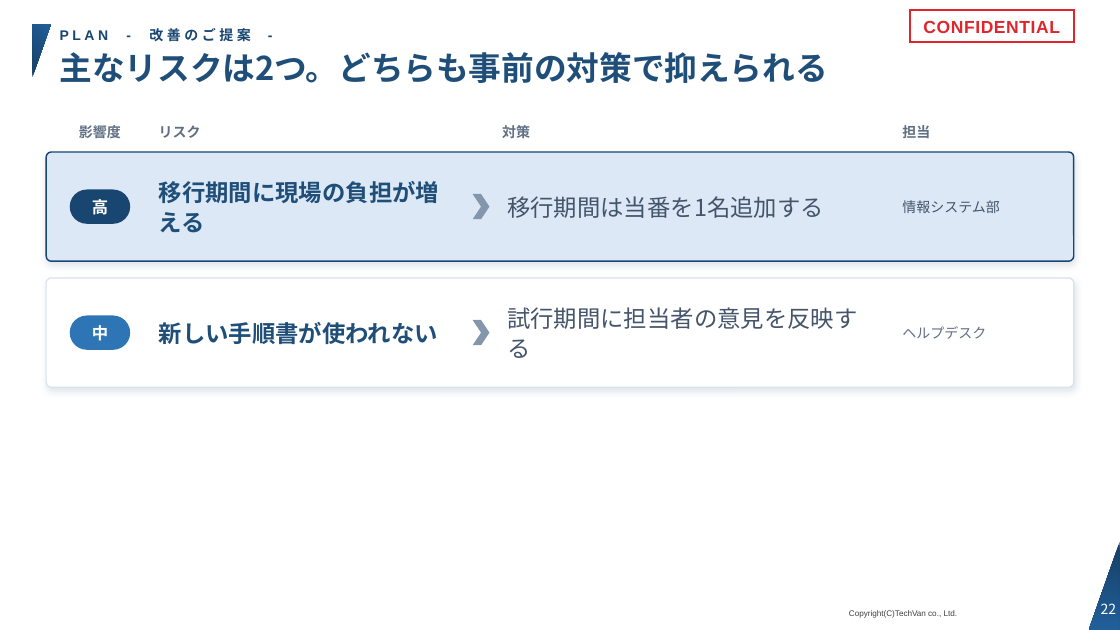
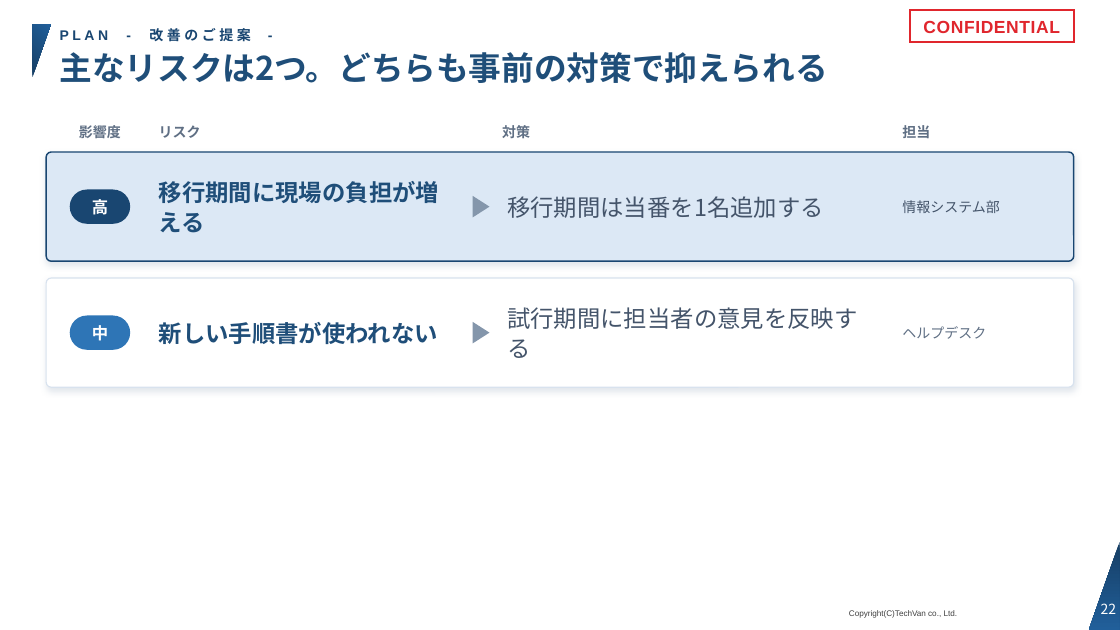
Before and after one commit to Kishi-Satoshi/slide-techvan-dist, a slide deck: slide 22 of plugins/slide-techvan/skills/slide-techvan/examples/catalog-techvan.pptx. Drawn at 1120x630 pixels with LibreOffice and Linux fonts; fonts in the diff are those of the drawing; background and template pictures are left out. Boxes give left, top, right and bottom in pixels: in the first picture for what was removed or moved away, otherwise in the second. Text is boxed around its words. In the diff, an @@ line names an element or a change of style, - is before the commit and + after.

```diff
--- a/plugins/slide-techvan/skills/slide-techvan/examples/catalog-techvan.pptx
+++ b/plugins/slide-techvan/skills/slide-techvan/examples/catalog-techvan.pptx
@@ triangle at (473,196,490,218): chevron to triangle; rotation 0 to 90 degrees @@
@@ triangle at (473,322,490,344): chevron to triangle; rotation 0 to 90 degrees @@
```
Also in this commit, not shown: 2 other slides changed, 7 other files.
